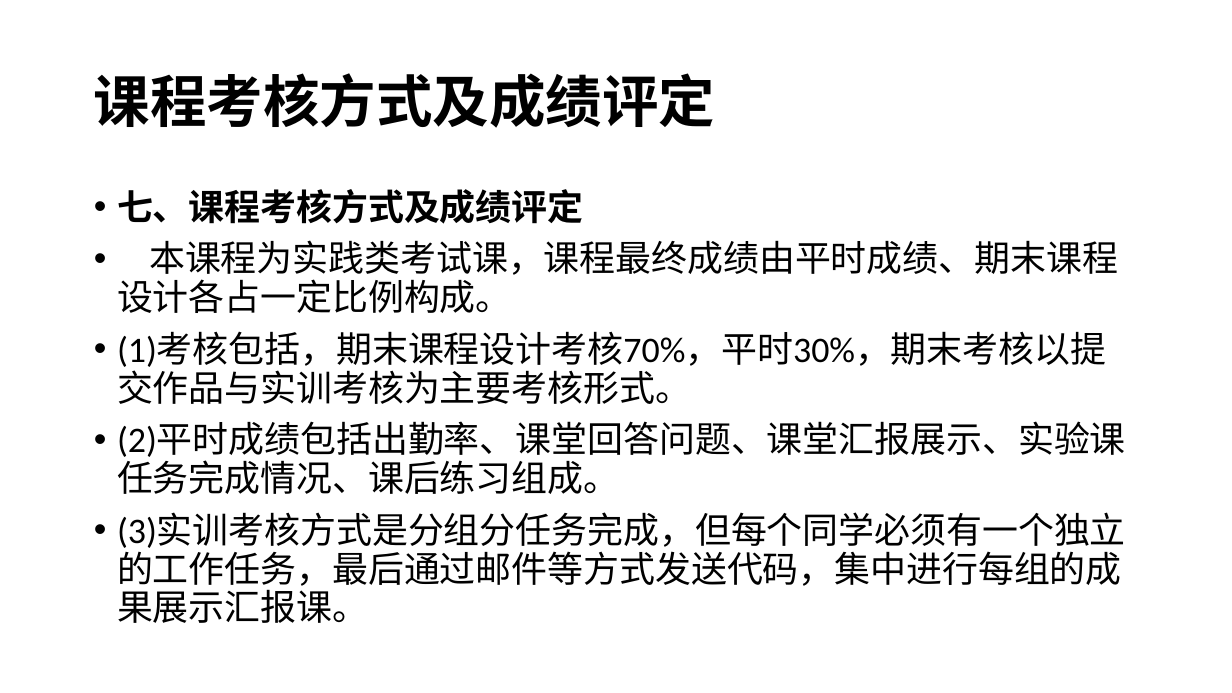
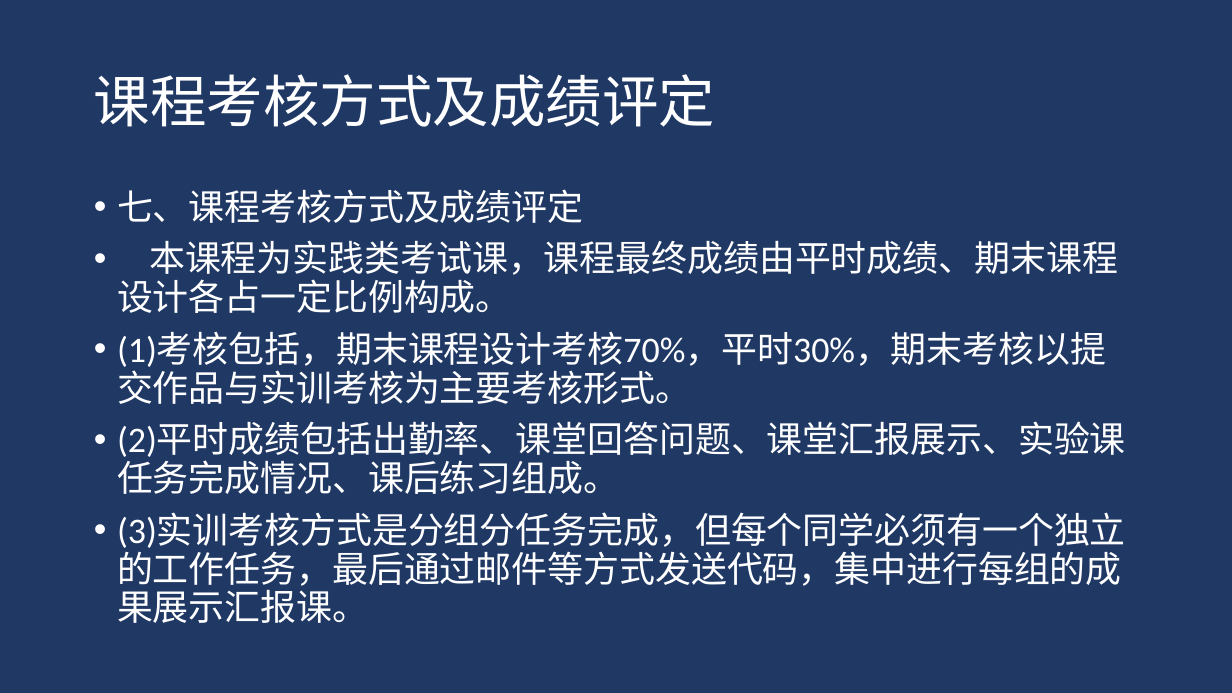
Before and after one commit to djuanbei/18Android1, a slide deck: slide 4 of ppt/第一章 Android应用和开发.pptx. Drawn at 1232x693 pixels with LibreOffice and Linux fonts; fonts in the diff are those of the drawing; background and template pictures are left out. Boxes give left, top, right and bottom in pixels: in the first picture for what was removed or moved away, otherwise in the second. Text is boxed around its words. In the diff, an @@ line names an element or a change of style, - is before the commit and + after.

```diff
--- a/ppt/第一章 Android应用和开发.pptx
+++ b/ppt/第一章 Android应用和开发.pptx
@@ background picture (left out) to #203864 @@
@@ title "课程考核方式及成绩评定" at box(94, 74, 715, 127): text colour #000000 to #FFFFFF, bold off @@
@@ text "七、课程考核方式及成绩评定" at box(117, 189, 1126, 623): text colour #000000 to #FFFFFF; bold off in "七、课程考核方式及成绩评定" @@
```
Also in this commit, not shown: 22 other slides changed.
